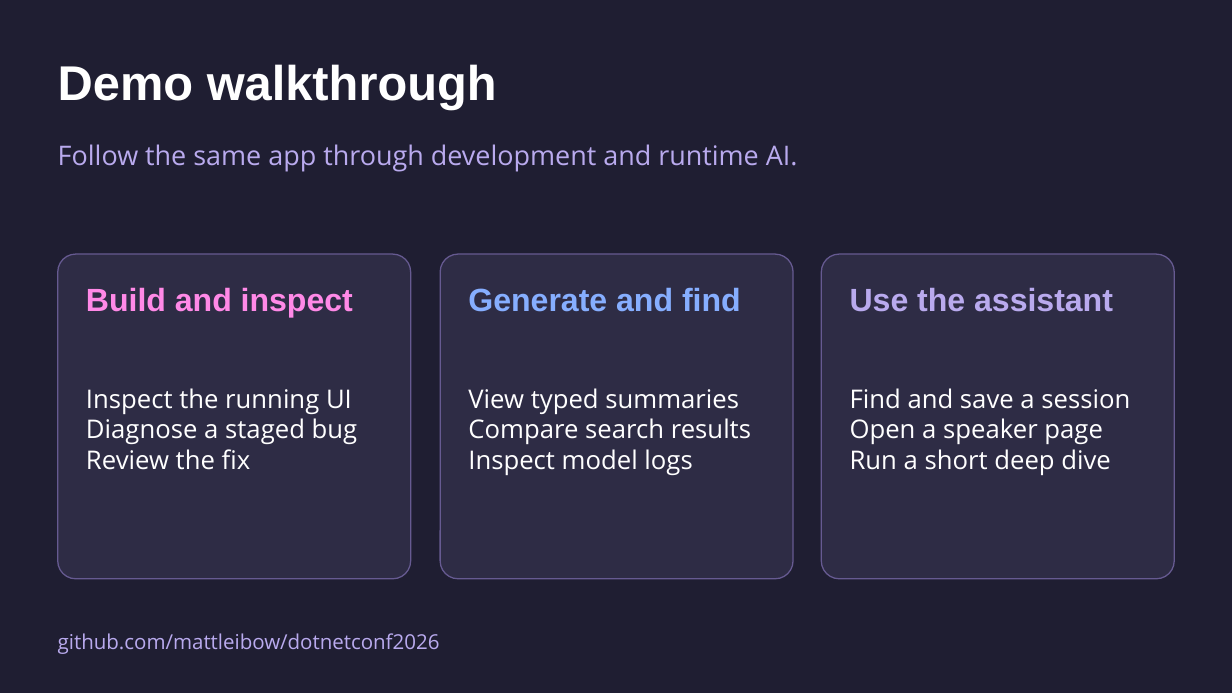
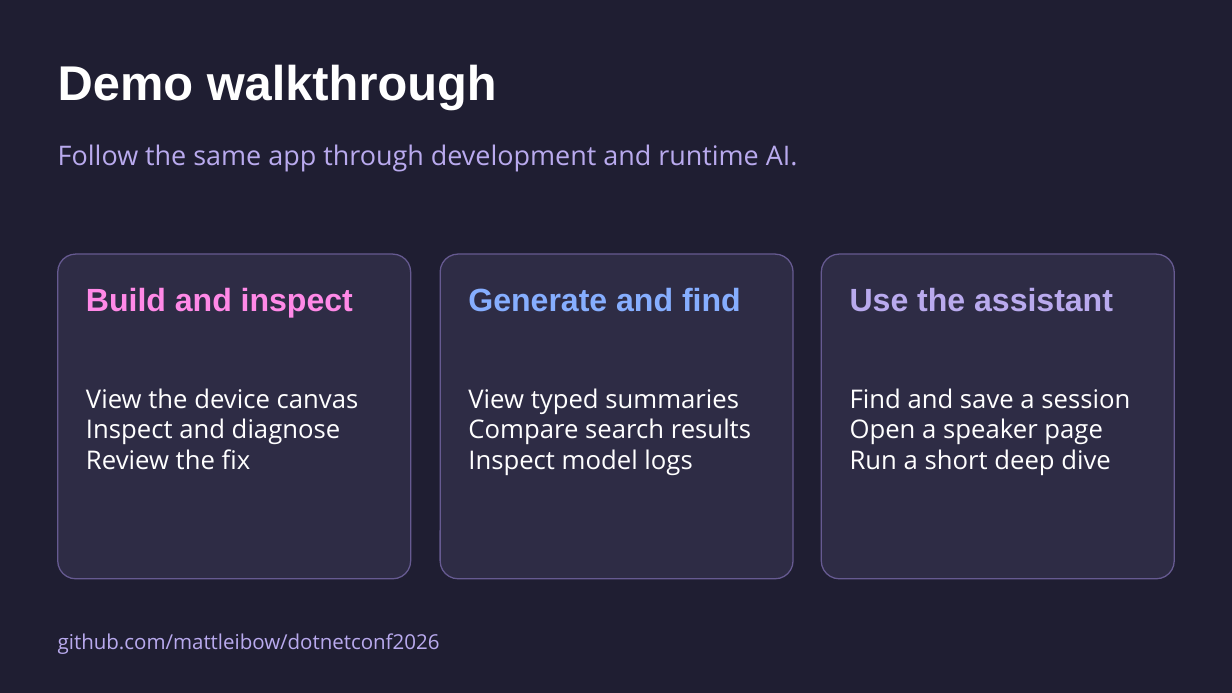
Before and after one commit to mattleibow/dotnetconf2026, a slide deck: slide 32 of slides.pptx (slide 29 before the commit). Drawn at 1232x693 pixels with LibreOffice and Linux fonts; fonts in the diff are those of the drawing. Boxes give left, top, right and bottom in pixels: in the first picture for what was removed or moved away, otherwise in the second. Text is boxed around its words. In the diff, an @@ line names an element or a change of style, - is before the commit and + after.

```diff
--- a/slides.pptx
+++ b/slides.pptx
@@ text at <box>86,388,359,444</box>: text changed @@
-Inspect the running UI
-Diagnose a staged bug
+View the device canvas
+Inspect and diagnose
```
Also in this commit, not shown: 2 other slides changed, 3 slides added.
